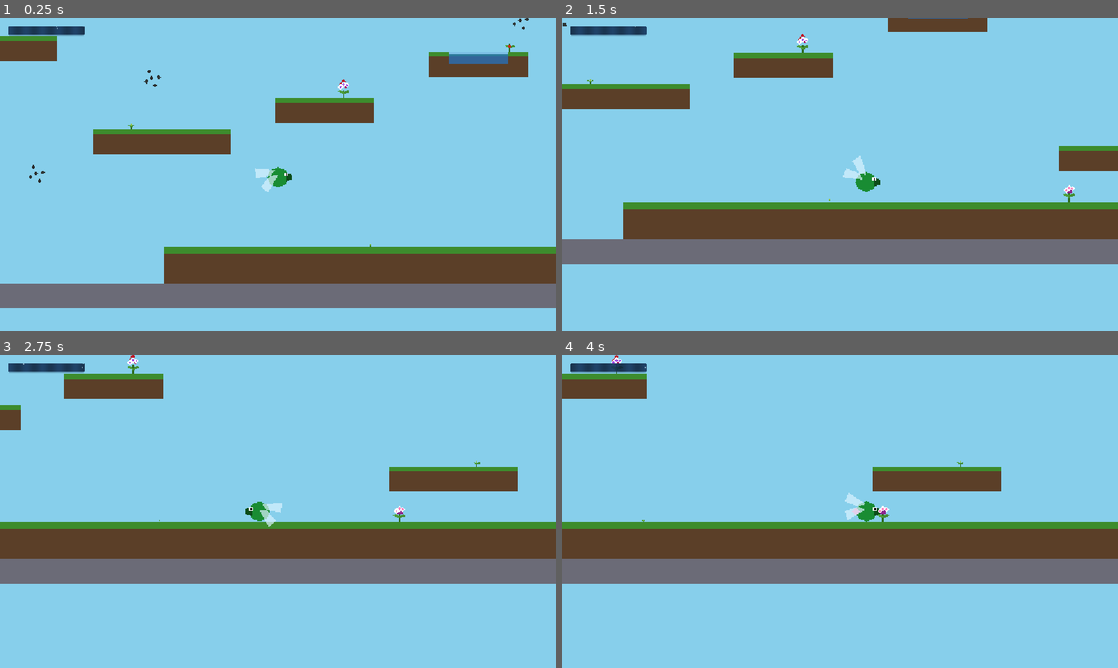
Above: before the commit, frames 1-4 (two rows, left to right).
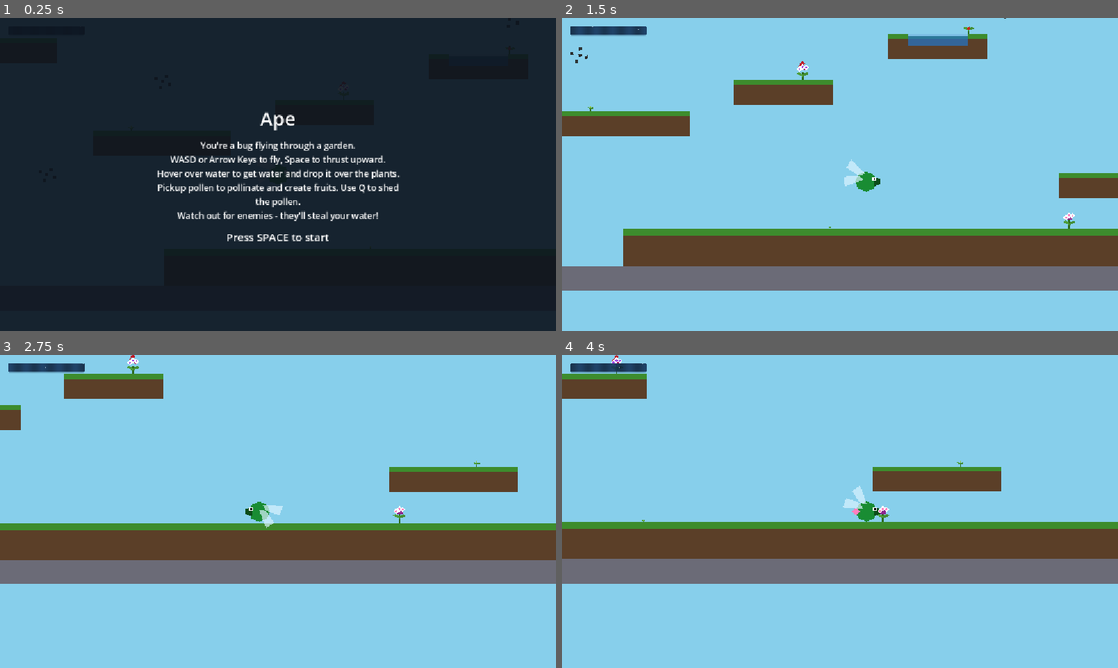
Above: after the commit, the same moments.

Repository: AntonioDrusin/ape
Game: Godot game, scene res://scenes/main.tscn
Same seed, same stepped clock (60 frames per second), same inputs: the game is played once before the commit and once after it.
Inputs:
- Up to frame 1 (0.25 s): no input
- Up to frame 2 (1.5 s): tap Space at 0.5 s; hold Enter (ui_accept) 0.53-1.28 s; hold D (move_right) from 0.53 s (still down); tap Q (shed_pollen) at 1.35 s
- Up to frame 3 (2.75 s): tap Enter (ui_accept) at 1.52, 1.55, 1.82 s; release D (move_right) at 2.03 s; hold A (move_left) from 2.03 s (still down); hold Enter (ui_accept) from 2.03 s (still down)
- Up to frame 4 (4 s): release A (move_left) at 2.78 s; release Enter (ui_accept) at 2.78 s; hold D (move_right) from 2.78 s (still down); tap Q (shed_pollen) at 2.85 s; tap Enter (ui_accept) at 3.02, 3.05, 3.32 s; hold Enter (ui_accept) from 3.53 s (still down)

The runs differ from the first frame. In frame 1, 100% of the frame differs, in the area x 0-100%, y 0-100%; in frame 2, 37%; in frame 3, 1.5%; in frame 4, 0.2%.

Commit message:
Added intro screen

Diff:
--- /dev/null
+++ b/ape/godot/scenes/intro_screen.tscn
@@ -0,0 +1,52 @@
+[gd_scene load_steps=2 format=3]
+
+[ext_resource type="Script" path="res://scripts/intro_screen.gd" id="1"]
+
+[node name="IntroScreen" type="CanvasLayer"]
+script = ExtResource("1")
+
+[node name="Background" type="ColorRect" parent="."]
+anchors_preset = 15
+anchor_right = 1.0
+anchor_bottom = 1.0
+grow_horizontal = 2
+grow_vertical = 2
+color = Color(0.05, 0.08, 0.12, 0.92)
+
+[node name="VBoxContainer" type="VBoxContainer" parent="."]
+anchors_preset = 8
+anchor_left = 0.5
+anchor_top = 0.5
+anchor_right = 0.5
+anchor_bottom = 0.5
+offset_left = -260.0
+offset_top = -140.0
+offset_right = 260.0
+offset_bottom = 140.0
+grow_horizontal = 2
+grow_vertical = 2
+theme_override_constants/separation = 16
+alignment = 1
+
+[node name="Title" type="Label" parent="VBoxContainer"]
+layout_mode = 2
+theme_override_font_sizes/font_size = 40
+horizontal_alignment = 1
+text = "Ape"
+
+[node name="Instructions" type="Label" parent="VBoxContainer"]
+layout_mode = 2
+theme_override_font_sizes/font_size = 18
+horizontal_alignment = 1
+autowrap_mode = 2
+text = "You're a bug flying through a garden.
+WASD or Arrow Keys to fly, Space to thrust upward.
+Hover over water to get water and drop it over the plants.
+Pickup pollen to pollinate and create fruits. Use Q to shed the pollen.
+Watch out for enemies - they'll steal your water!"
+
+[node name="StartPrompt" type="Label" parent="VBoxContainer"]
+layout_mode = 2
+theme_override_font_sizes/font_size = 22
+horizontal_alignment = 1
+text = "Press SPACE to start"
--- a/ape/godot/scenes/main.tscn
+++ b/ape/godot/scenes/main.tscn
@@ -9,6 +9,7 @@
 [ext_resource type="PackedScene" path="res://scenes/enemy.tscn" id="7"]
 [ext_resource type="PackedScene" path="res://scenes/seedling.tscn" id="8"]
 [ext_resource type="Script" path="res://scripts/main.gd" id="9"]
+[ext_resource type="PackedScene" path="res://scenes/intro_screen.tscn" id="10"]
 
 [node name="Main" type="Node2D"]
 script = ExtResource("9")
@@ -19,6 +20,8 @@
 autoplay = true
 
 [node name="HUD" parent="." instance=ExtResource("5")]
+
+[node name="IntroScreen" parent="." instance=ExtResource("10")]
 
 [node name="Ground" parent="." instance=ExtResource("1")]
 position = Vector2(300, 420)
--- /dev/null
+++ b/ape/godot/scripts/intro_screen.gd
@@ -0,0 +1,14 @@
+extends CanvasLayer
+
+## Runs while the level is paused, so it needs to keep processing input itself.
+signal start_requested
+
+
+func _ready() -> void:
+	process_mode = Node.PROCESS_MODE_ALWAYS
+
+
+func _unhandled_input(event: InputEvent) -> void:
+	if event.is_action_pressed("ui_accept"):
+		start_requested.emit()
+		queue_free()
--- a/ape/godot/scripts/main.gd
+++ b/ape/godot/scripts/main.gd
@@ -10,11 +10,19 @@
 ## A seed pops out "beside" its parent plant rather than on top of it.
 const SEED_SPAWN_OFFSET: Vector2 = Vector2(18.0, 0.0)
 
+@onready var intro_screen: CanvasLayer = $IntroScreen
+
 
 func _ready() -> void:
+	get_tree().paused = true
+	intro_screen.start_requested.connect(_on_intro_start_requested)
 	for child in get_children():
 		if child.has_signal("seed_popped"):
 			child.seed_popped.connect(_on_seedling_seed_popped)
+
+
+func _on_intro_start_requested() -> void:
+	get_tree().paused = false
 
 
 func _on_seedling_seed_popped(hybrid_type: PlantData.PlantType, at_position: Vector2) -> void:
Not shown: 1 places in ape/godot/scenes/main.tscn that only renumber resources
Not shown, changed: ape/godot/ARCHITECTURE.md
Not shown, added: ape/godot/scenes/intro_screen.md
Not shown, changed: ape/godot/scenes/main.md
